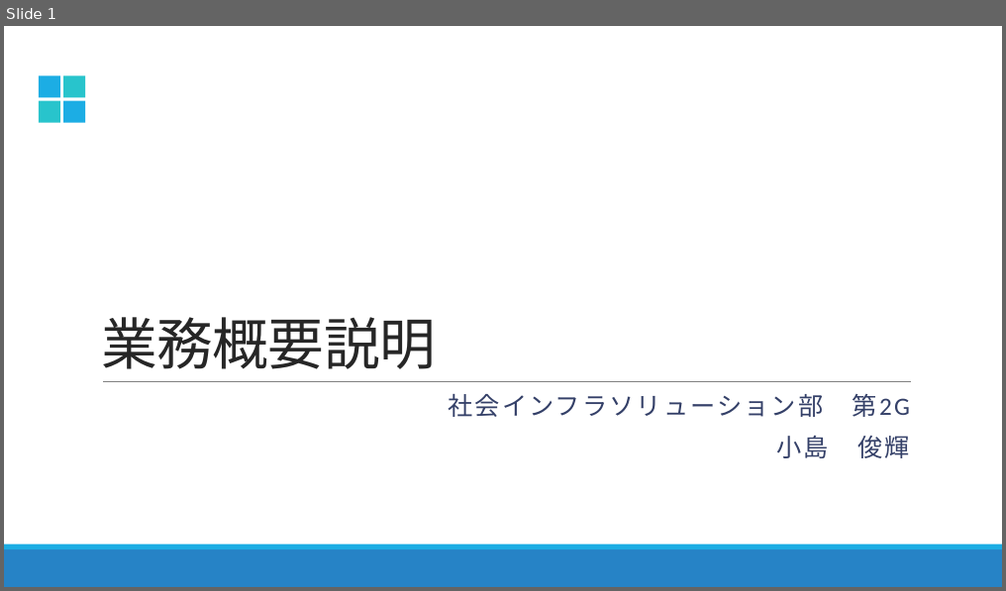
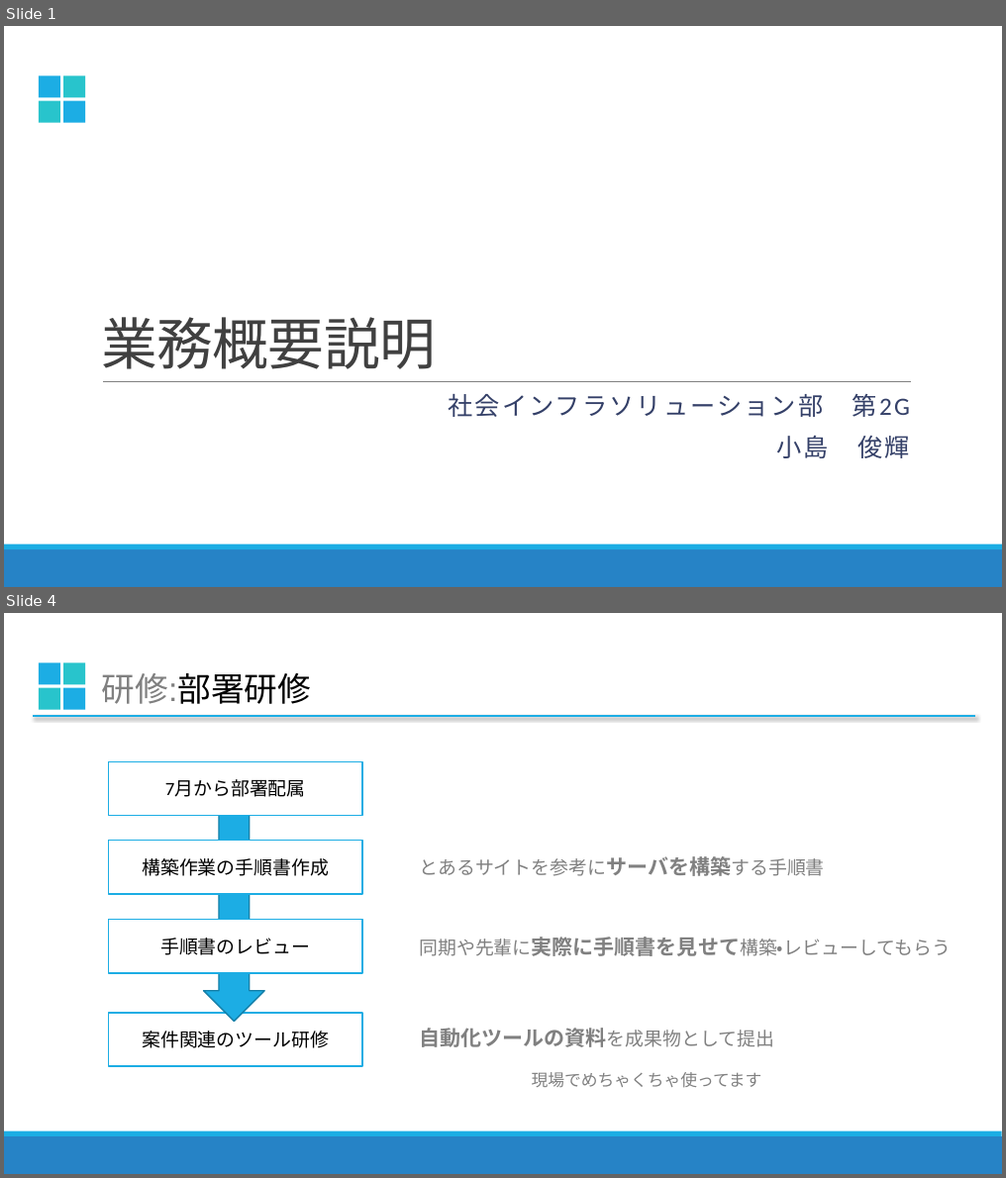
Before and after one commit to frisk1995/excels, a slide deck: sample.pptx. Shown one above the other, each under a label of ours: slide 1 before the commit, slides 1 and 4 after it; the slides between them are not shown. The pictures are 1006x591 and 1006x1178 pixels, drawn with LibreOffice and Linux fonts; fonts in the diff are those of the drawing. Boxes give left, top, right and bottom in pixels: in the first picture for what was removed or moved away, otherwise in the second. Text is boxed around its words. In the diff, an @@ line names an element or a change of style, - is before the commit and + after.

```diff
--- a/sample.pptx
+++ b/sample.pptx
@@ slide 4 added at box(4, 613, 1002, 1174), background #FFFFFF; not listed: 2 template elements that a slide beside it also shows @@
@@ group added at box(39, 663, 85, 710): 4 rectangles @@
@@ text added at box(102, 673, 311, 704), 32 pt, text #000000 @@
+研修:部署研修
@@ line added from (33, 716) to (975, 716), #1CADE4 2 pt @@
@@ rectangle added at box(109, 761, 363, 816), fill #FFFFFF, outline #1CADE4 1.25 pt, 18 pt, text #000000 @@
+7月から部署配属
@@ down arrow added at box(204, 803, 264, 1021), fill #1CADE4, outline #1580A9 1.25 pt @@
@@ rectangle added at box(109, 841, 363, 894), fill #FFFFFF, outline #1CADE4 1.25 pt, 18 pt, text #000000 @@
+構築作業の手順書作成
@@ text added at box(419, 857, 824, 876), 18 pt, text #808080 @@
+とあるサイトを参考にサーバを構築する手順書
@@ rectangle added at box(109, 920, 363, 973), fill #FFFFFF, outline #1CADE4 1.25 pt, 18 pt, text #000000 @@
+手順書のレビュー
@@ text added at box(419, 937, 950, 957), 18 pt, text #808080 @@
+同期や先輩に実際に手順書を見せて構築・レビューしてもらう
@@ rectangle added at box(109, 1013, 363, 1066), fill #FFFFFF, outline #1CADE4 1.25 pt, 18 pt, text #000000 @@
+案件関連のツール研修
@@ text added at box(419, 1028, 775, 1048), 20 pt, text #808080, bold @@
+自動化ツールの資料を成果物として提出
@@ text added at box(532, 1072, 762, 1088), 16 pt, text #808080 @@
+現場でめちゃくちゃ使ってます
@@ slide 1 changed as well @@
@@ title "業務概要説明" at box(101, 317, 436, 370): text colour #262626 to #404040 @@
```
Also in this commit, not shown: 7 other slides changed, 9 other slides added, 1 slide removed.
